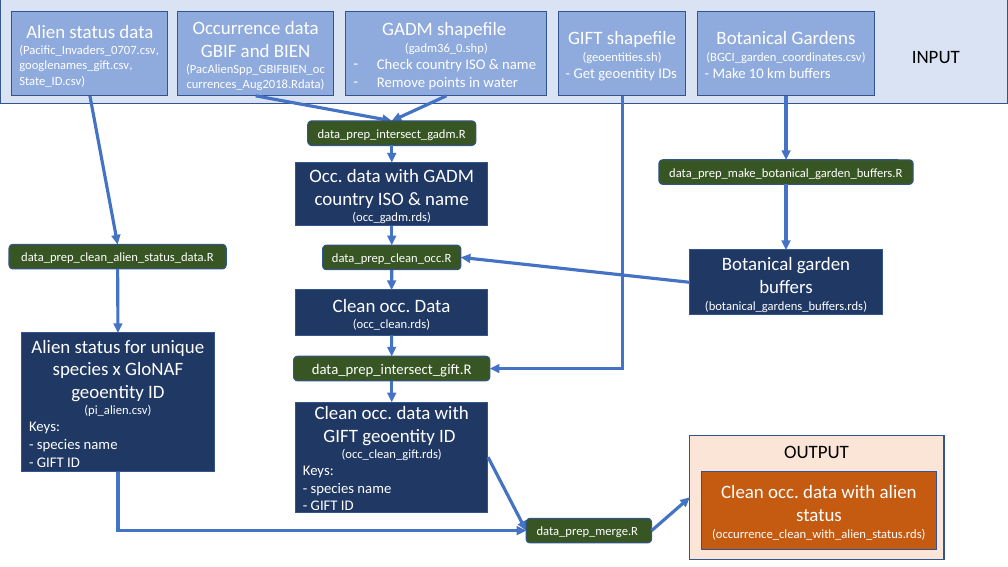
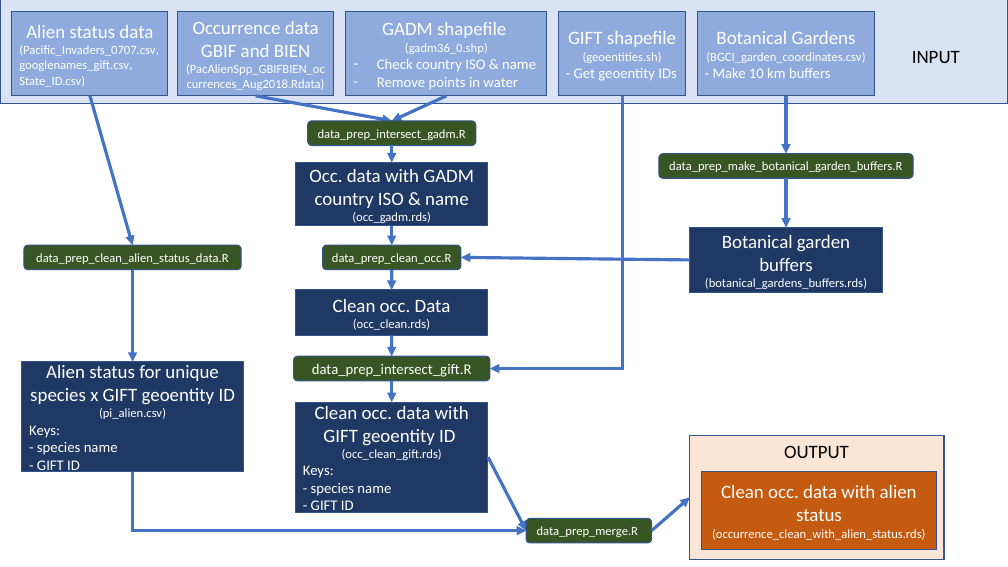
Before and after one commit to naithanilab/Pacific_Invaders_SDM, a slide deck: slide 1 of log/workflow.pptx. Drawn at 1008x567 pixels with LibreOffice and Linux fonts; fonts in the diff are those of the drawing. Boxes give left, top, right and bottom in pixels: in the first picture for what was removed or moved away, otherwise in the second. Text is boxed around its words. In the diff, an @@ line names an element or a change of style, - is before the commit and + after.

Commit message:
Fix GLONAF vs GIFT last typo in workflow diagram

```diff
--- a/log/workflow.pptx
+++ b/log/workflow.pptx
@@ arrow moved from (90, 96) - (118, 244) to (90, 96) - (132, 245) @@
@@ arrow moved from (786, 96) - (786, 160) to (786, 96) - (786, 154) @@
@@ rounded rectangle "data_prep_make_botanical_garden_buffers.R": place and size @@
-rounded rectangle "data_prep_make_botanical_garden_buffers.R" at (659, 160, 913, 185)
+rounded rectangle "data_prep_make_botanical_garden_buffers.R" at (659, 154, 913, 178)
@@ arrow moved from (786, 185) - (786, 250) to (786, 178) - (786, 228) @@
@@ rectangle "Botanical garden buffers": place and size @@
-rectangle "Botanical garden buffers" at (690, 250, 882, 315)
+rectangle "Botanical garden buffers" at (690, 228, 882, 293)
@@ rounded rectangle "data_prep_clean_alien_status_data.R": place and size @@
-rounded rectangle "data_prep_clean_alien_status_data.R" at (9, 244, 226, 269)
+rounded rectangle "data_prep_clean_alien_status_data.R" at (24, 245, 241, 270)
@@ arrow moved from (690, 282) - (461, 257) to (690, 260) - (461, 257) @@
@@ arrow moved from (118, 269) - (118, 333) to (132, 270) - (132, 362) @@
@@ rectangle "Alien status for unique species ...": place and size @@
-rectangle "Alien status for unique species ..." at (22, 333, 215, 472)
+rectangle "Alien status for unique species ..." at (22, 362, 243, 472)
@@ text in rectangle at (30, 365, 235, 405): text changed @@
-Alien status for unique species x GloNAF geoentity ID
+Alien status for unique species x GIFT geoentity ID
@@ elbow arrow moved from (118, 472) - (526, 531) to (132, 472) - (526, 531) @@
```
Also in this commit, not shown: 2 other files.
